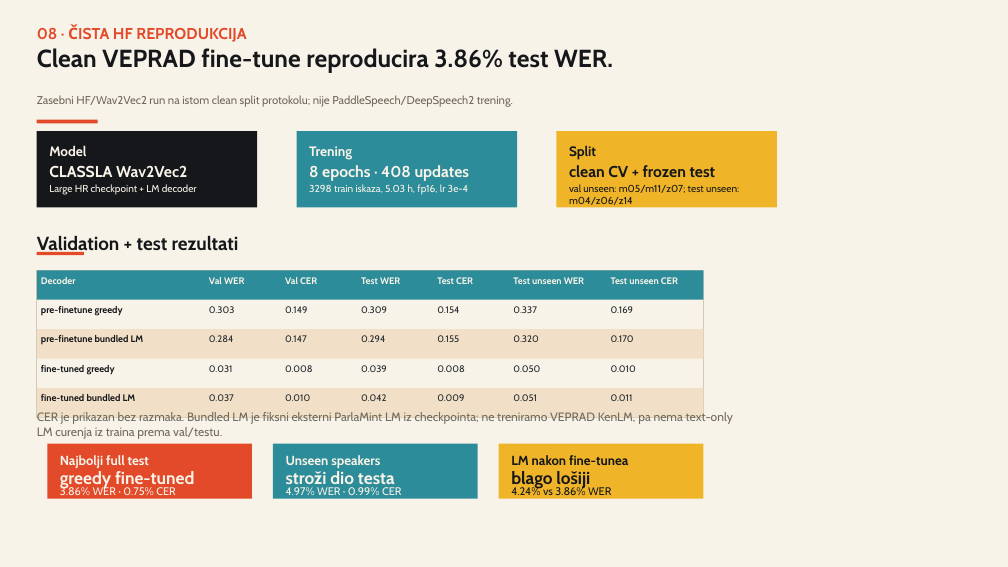
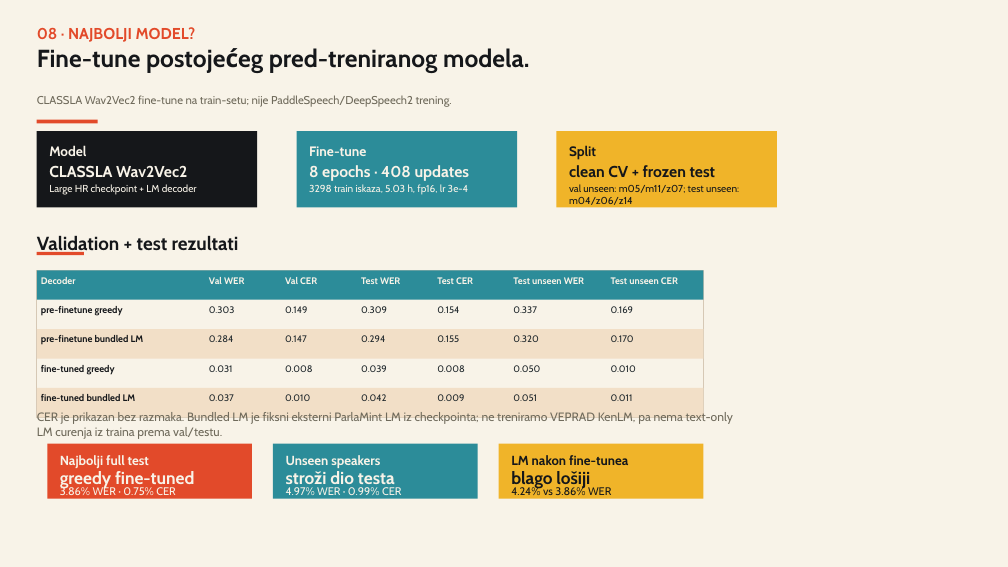
Before and after one commit to lukaIvanic/paddle_deepspeech2_clean, a slide deck: slide 8 of presentation/ROGJ_Deepspeech2_topic_presentation.pptx. Drawn at 1008x567 pixels with LibreOffice and Linux fonts; fonts in the diff are those of the drawing. Boxes give left, top, right and bottom in pixels: in the first picture for what was removed or moved away, otherwise in the second. Text is boxed around its words. In the diff, an @@ line names an element or a change of style, - is before the commit and + after.

Commit message:
Refine HF fine-tune slide wording

```diff
--- a/presentation/ROGJ_Deepspeech2_topic_presentation.pptx
+++ b/presentation/ROGJ_Deepspeech2_topic_presentation.pptx
@@ text at (37, 27, 196, 42): text changed @@
-08 · ČISTA HF REPRODUKCIJA
+08 · NAJBOLJI MODEL?
@@ text at (37, 48, 530, 73): text changed @@
-Clean VEPRAD fine-tune reproducira 3.86% test WER.
+Fine-tune postojećeg pred-treniranog modela.
@@ text at (37, 95, 452, 107): text changed @@
-Zasebni HF/Wav2Vec2 run na istom clean split protokolu; nije PaddleSpeech/DeepSpeech2 trening.
+CLASSLA Wav2Vec2 fine-tune na train-setu; nije PaddleSpeech/DeepSpeech2 trening.
@@ text at (309, 146, 366, 156): text changed @@
-Trening
+Fine-tune
```
Also in this commit, not shown: 1 other file.
